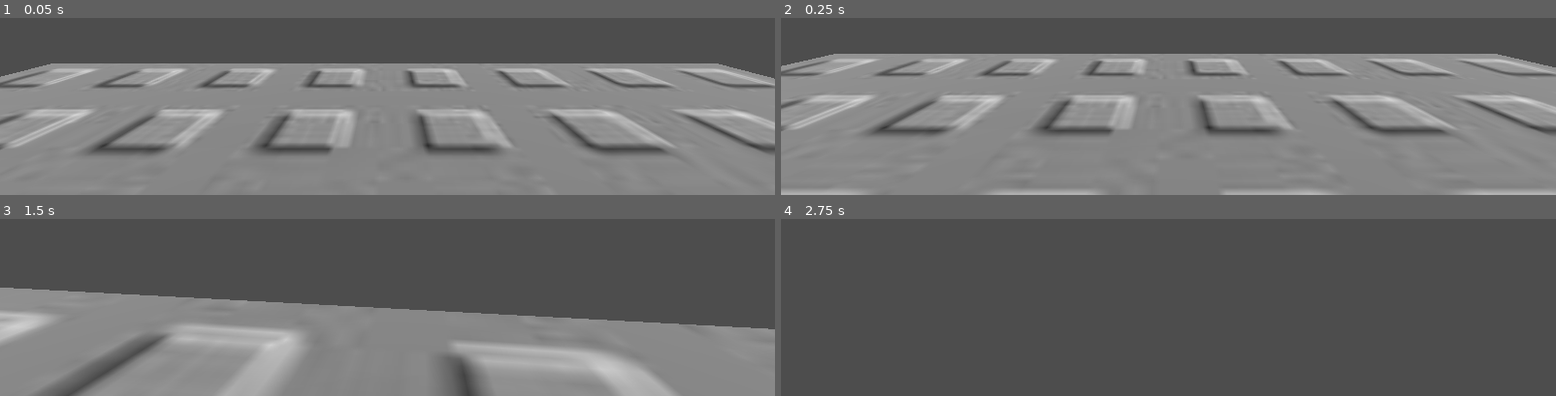
Above: before the commit, frames 1-4 (two rows, left to right).
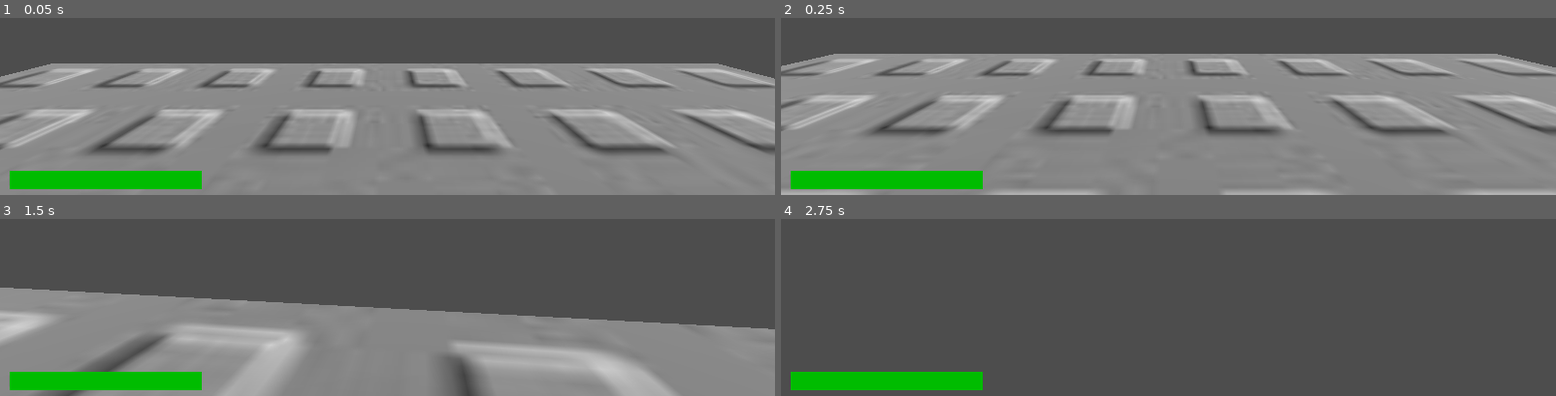
Above: after the commit, the same moments.

Repository: zeemongteng/FPS-in-2025-is-crazy
Game: Godot game, scene res://scene/testing_ground.tscn
Same seed, same stepped clock (60 frames per second), same inputs: the game is played once before the commit and once after it.
Inputs (mouse positions are in pixels of both pictures, inside the frame that each line leads up to):
- Up to frame 1 (0.05 s): no input
- Up to frame 2 (0.25 s): no input
- Up to frame 3 (1.5 s): tap Enter (ui_accept) at 0.5, 0.77 s; move the mouse to (outside the picture) at 0.52 s; hold Up (ui_up) from 0.53 s (still down); move the mouse to (outside the picture) at 1.27 s
- Up to frame 4 (2.75 s): keep holding Up (ui_up); tap Enter (ui_accept) at 1.52, 2 s; move the mouse to (outside the picture) at 2.02 s

The runs differ from the first frame. In frame 1, 2.6% of the frame differs, in the area x 1-27%, y 86-97%; in frame 2, 2.6%; in frame 3, 2.6%; in frame 4, 2.6%.

Commit message:
Add HP bar UI and script to player scene
Introduces HP_bar.gd as a ProgressBar-based health bar UI for the player. Updates player.tscn to include the HPbar node, links it to HealthComponent, and applies dynamic color changes based on health percentage. Editor and cache files updated to reflect new resources and scene layout.

Diff:
--- /dev/null
+++ b/HP_bar.gd
@@ -0,0 +1,39 @@
+
+class_name HPbar
+extends ProgressBar
+
+@export var iframe := false
+@export var timer2 := 1.0
+@export var HealthComponent : Health
+
+var health_point
+
+func _ready() -> void:
+	health_point = HealthComponent.health
+	HealthComponent.health_changed.connect(change_health)
+	init_health(health_point)
+
+func change_health(HP: float) -> void:
+	_set_health(HP)
+
+func _set_health(new_hp: float) -> void:
+	health_point = clamp(new_hp, 0, HealthComponent.max_health)
+
+	var hp_percent = float(health_point) / max_value
+
+	var fill_style = get("theme_override_styles/fill")
+	if fill_style:
+		fill_style = fill_style.duplicate()
+		set("theme_override_styles/fill", fill_style)
+
+	# Change color based on hp %
+	if hp_percent <= 0.2:
+		fill_style.bg_color = Color.RED
+	elif hp_percent <= 0.5:
+		fill_style.bg_color = Color.YELLOW
+	else:
+		fill_style.bg_color = Color.WEB_GREEN
+
+func init_health(_hp: int) -> void:
+	max_value = _hp
+	value = _hp
--- a/scene/player.tscn
+++ b/scene/player.tscn
@@ -1,8 +1,12 @@
-[gd_scene load_steps=7 format=3 uid="uid://wl31yirtr8gs"]
+[gd_scene load_steps=9 format=3 uid="uid://wl31yirtr8gs"]
 
 [ext_resource type="Script" uid="uid://bc5hm1jtqj8rq" path="res://script/player.gd" id="1_fvtld"]
 [ext_resource type="Script" uid="uid://cj4vqdx6vhjyn" path="res://script/health_component.gd" id="2_ct4mp"]
+[ext_resource type="Script" uid="uid://bofsogoj6y2si" path="res://HP_bar.gd" id="2_s4jxa"]
 [ext_resource type="Script" uid="uid://dtxij87jbkl7h" path="res://script/hurtbox.gd" id="3_s4jxa"]
+
+[sub_resource type="StyleBoxFlat" id="StyleBoxFlat_ct4mp"]
+bg_color = Color(0, 0.73667276, 0, 1)
 
 [sub_resource type="CapsuleMesh" id="CapsuleMesh_oh5ij"]
 radius = 0.6
@@ -16,8 +20,27 @@
 [node name="Player" type="CharacterBody3D"]
 script = ExtResource("1_fvtld")
 
-[node name="HealthComponent" type="Node" parent="."]
+[node name="CanvasLayer" type="CanvasLayer" parent="."]
+
+[node name="HPbar" type="ProgressBar" parent="CanvasLayer" node_paths=PackedStringArray("HealthComponent")]
+anchors_preset = 2
+anchor_top = 1.0
+anchor_bottom = 1.0
+offset_left = 14.0
+offset_top = -36.0
+offset_right = 300.0
+offset_bottom = -9.0
+grow_vertical = 0
+size_flags_horizontal = 0
+theme_override_styles/fill = SubResource("StyleBoxFlat_ct4mp")
+value = 50.0
+show_percentage = false
+script = ExtResource("2_s4jxa")
+HealthComponent = NodePath("../../HealthComponent")
+
+[node name="HealthComponent" type="Node" parent="." node_paths=PackedStringArray("hurtbox")]
 script = ExtResource("2_ct4mp")
+hurtbox = NodePath("../Hurtbox")
 
 [node name="Mesh" type="MeshInstance3D" parent="."]
 transform = Transform3D(1, 0, 0, 0, 0.9998561, -0.016963786, 0, 0.016963786, 0.9998561, 0, 1.0395035, 0)
--- a/script/health_component.gd
+++ b/script/health_component.gd
@@ -27,7 +27,6 @@
 	health += amount
 	health_changed.emit(health)
 
-
 func heal(amount: float) -> void:
 	if not unit.alive:
 		return
Not shown, added: HP_bar.gd.uid
